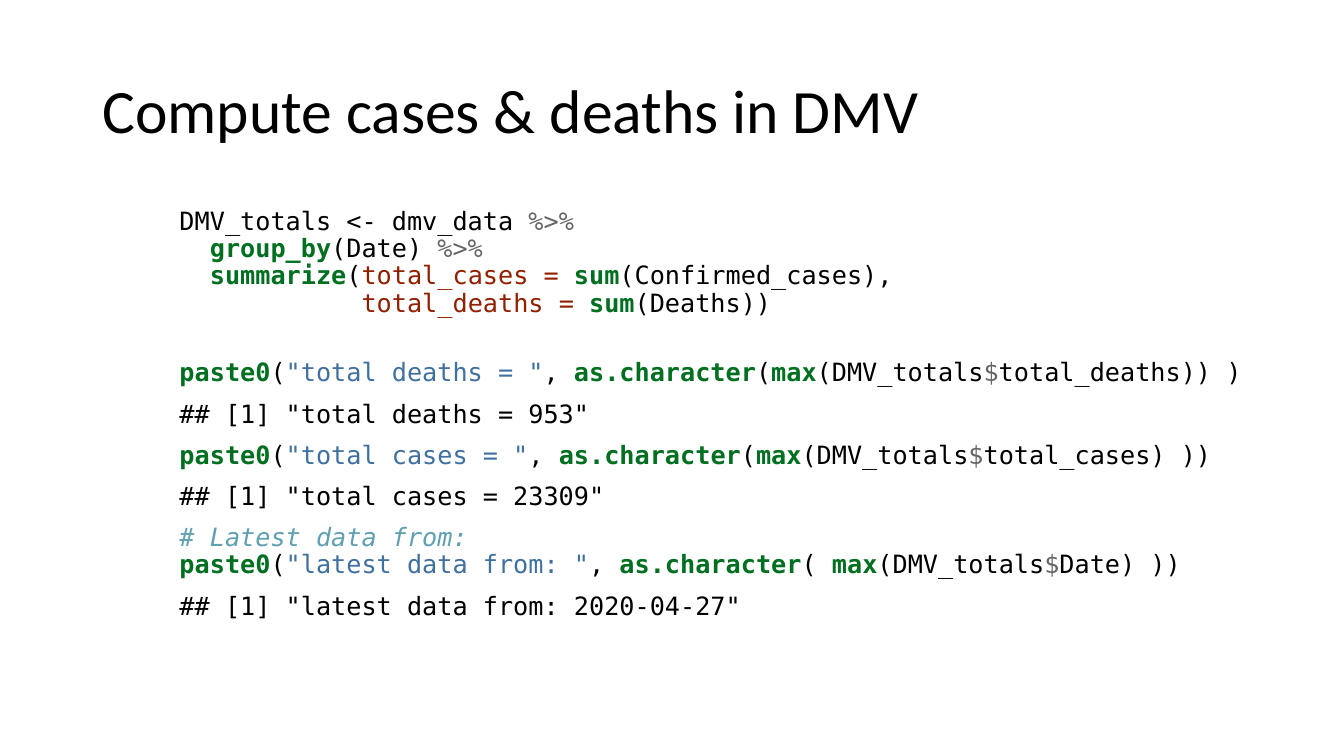
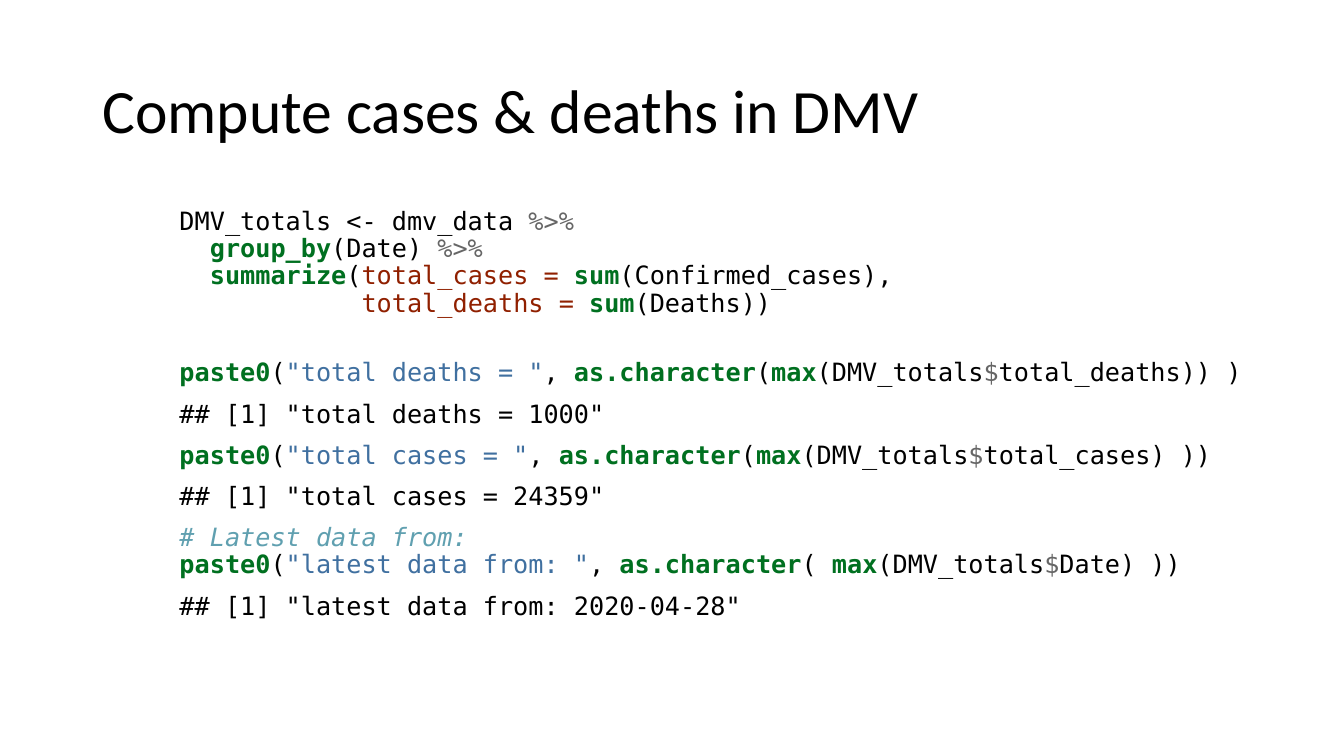
Before and after one commit to JaneWall/COVID19, a slide deck: slide 17 of COVID19_no_nytimes.pptx. Drawn at 1344x756 pixels with LibreOffice and Linux fonts; fonts in the diff are those of the drawing. Boxes give left, top, right and bottom in pixels: in the first picture for what was removed or moved away, otherwise in the second. Text is boxed around its words. In the diff, an @@ line names an element or a change of style, - is before the commit and + after.

Commit message:
updated files from BLS talk
 included counties with highest deaths per 100K

```diff
--- a/COVID19_no_nytimes.pptx
+++ b/COVID19_no_nytimes.pptx
@@ text at [225,403,604,427]: text changed @@
-## [1] "total deaths = 953"
+## [1] "total deaths = 1000"
@@ text at [225,485,604,509]: text changed @@
-## [1] "total cases = 23309"
+## [1] "total cases = 24359"
@@ text at [225,595,741,619]: text changed @@
-## [1] "latest data from: 2020-04-27"
+## [1] "latest data from: 2020-04-28"
```
Also in this commit, not shown: 12 other slides changed, 1 slide added, 3 other files.
